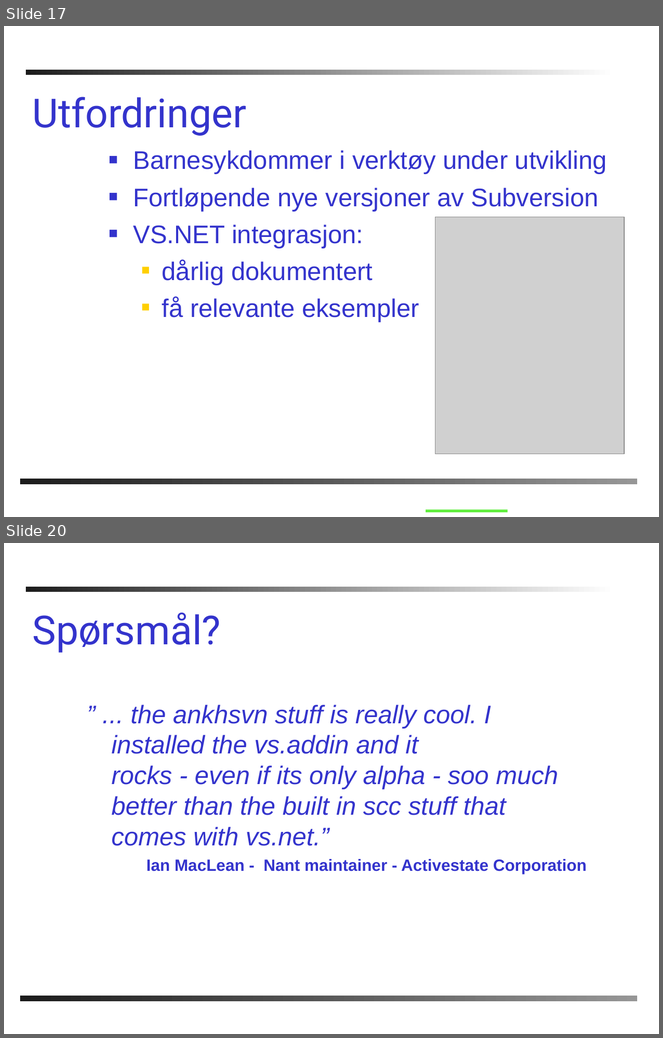
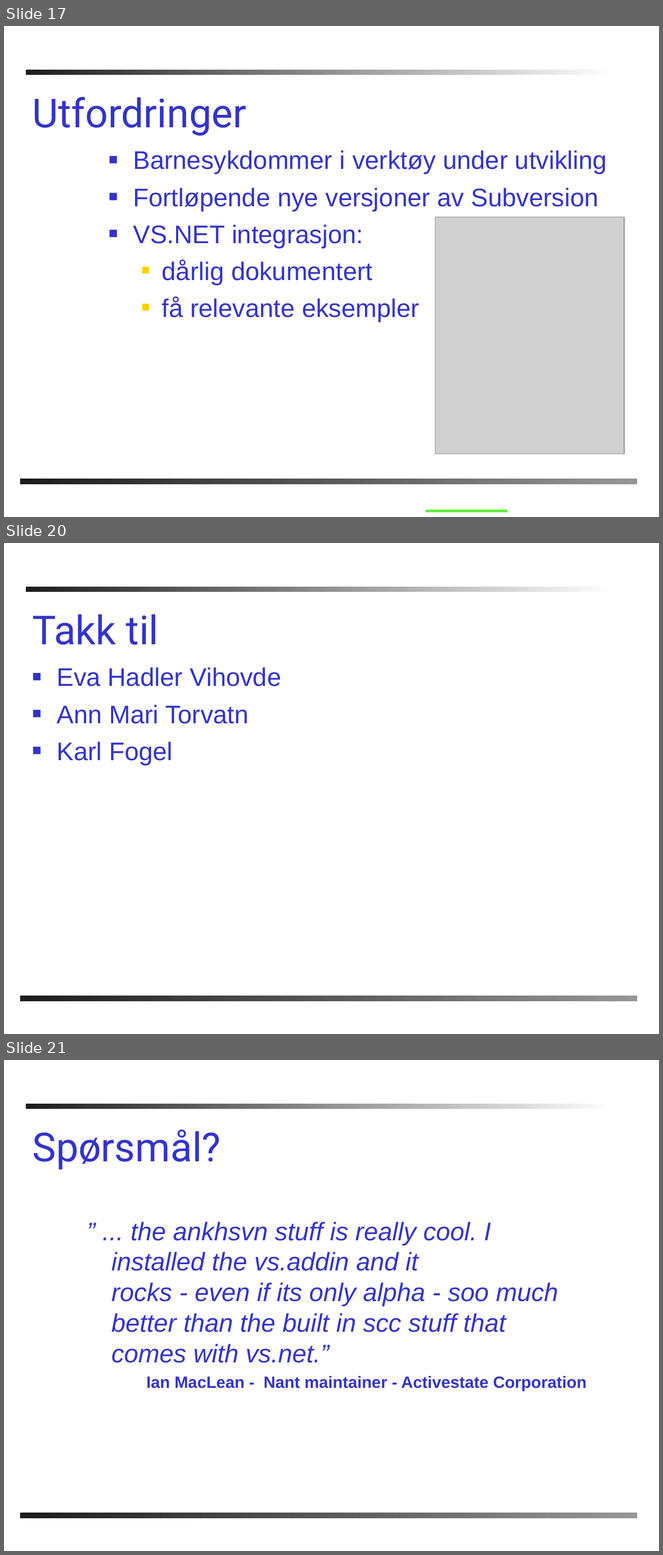
Before and after one commit to chucker/AnkhSVN, a slide deck: doc/powerpoint/Subversion_addin_for_VS.NET.ppt. Shown one above the other, each under a label of ours: slides 17 and 20 before the commit, slides 17, 20 and 21 after it; the slides between them are not shown. The pictures are 663x1038 and 663x1555 pixels, drawn with LibreOffice and Linux fonts; fonts in the diff are those of the drawing; grey boxes stand for pictures; background and template pictures are left out. Boxes give left, top, right and bottom in pixels: in the first picture for what was removed or moved away, otherwise in the second. Text is boxed around its words. In the diff, an @@ line names an element or a change of style, - is before the commit and + after.

```diff
--- a/doc/powerpoint/Subversion_addin_for_VS.NET.ppt
+++ b/doc/powerpoint/Subversion_addin_for_VS.NET.ppt
@@ slide 20 added at bbox=[4, 543, 659, 1034], background #FFFFFF; not listed: 2 template elements that a slide beside it also shows @@
@@ title added at bbox=[32, 614, 159, 645], 44 pt, text #3333CC @@
+Takk til
@@ text added at bbox=[57, 667, 281, 766], 28 pt, text #3333CC @@
+■ Eva Hadler Vihovde
+■ Ann Mari Torvatn
+■ Karl Fogel
@@ what was slide 20 is now slide 21 @@
```
Also in this commit, not shown: 10 slides changed, 1 other slide added, 1 slide removed.
